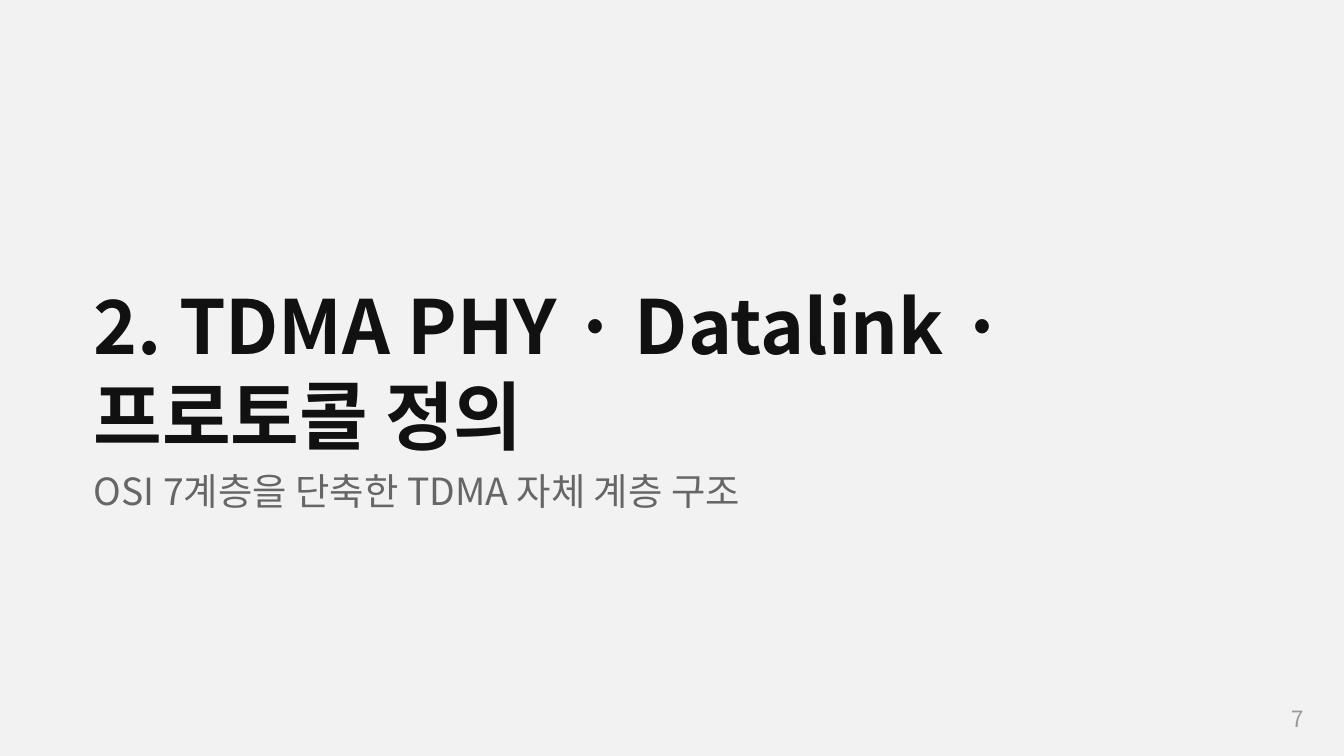
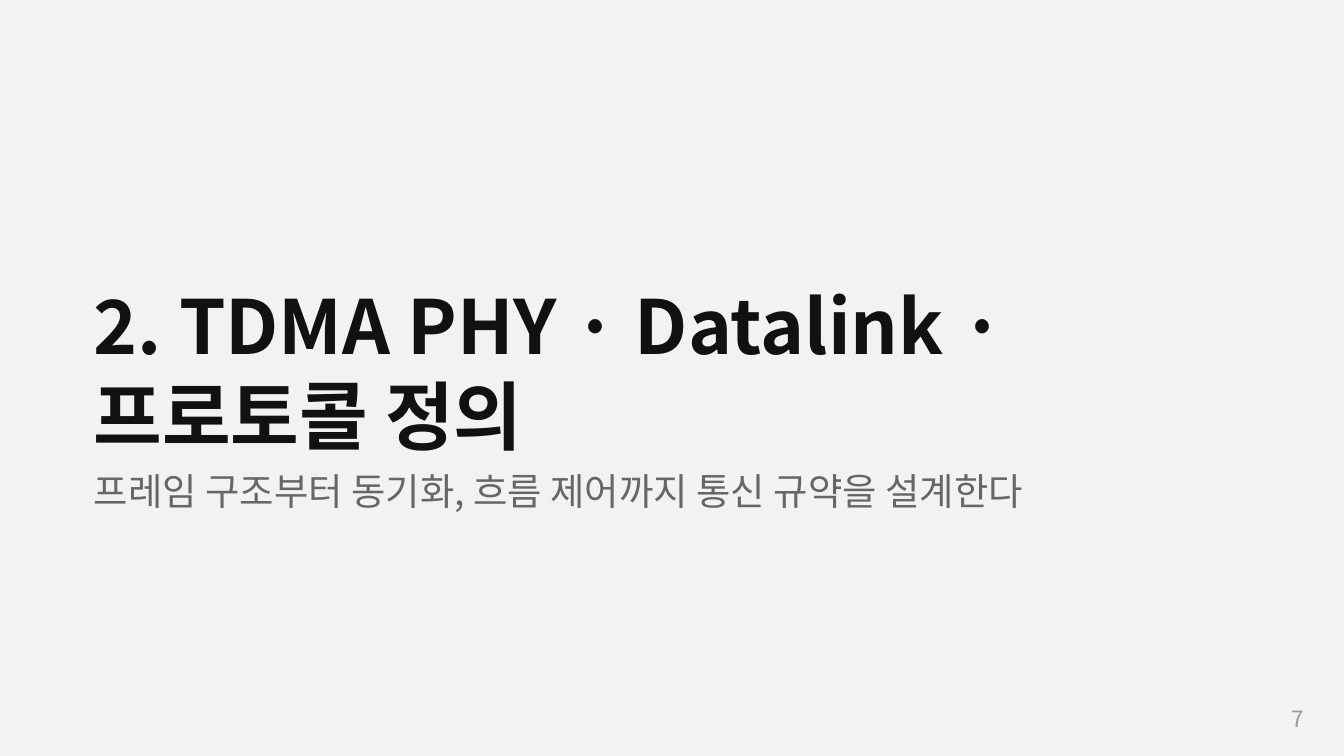
Before and after one commit to Woodong02/SoC_Design_and_Programming, a slide deck: slide 7 of presentation_full.pptx. Drawn at 1344x756 pixels with LibreOffice and Linux fonts; fonts in the diff are those of the drawing. Boxes give left, top, right and bottom in pixels: in the first picture for what was removed or moved away, otherwise in the second. Text is boxed around its words. In the diff, an @@ line names an element or a change of style, - is before the commit and + after.

```diff
--- a/presentation_full.pptx
+++ b/presentation_full.pptx
@@ text at (94, 474, 1023, 512): text changed @@
-OSI 7계층을 단축한 TDMA 자체 계층 구조
+프레임 구조부터 동기화, 흐름 제어까지 통신 규약을 설계한다
```
Also in this commit, not shown: 3 other slides changed, 5 other files.
